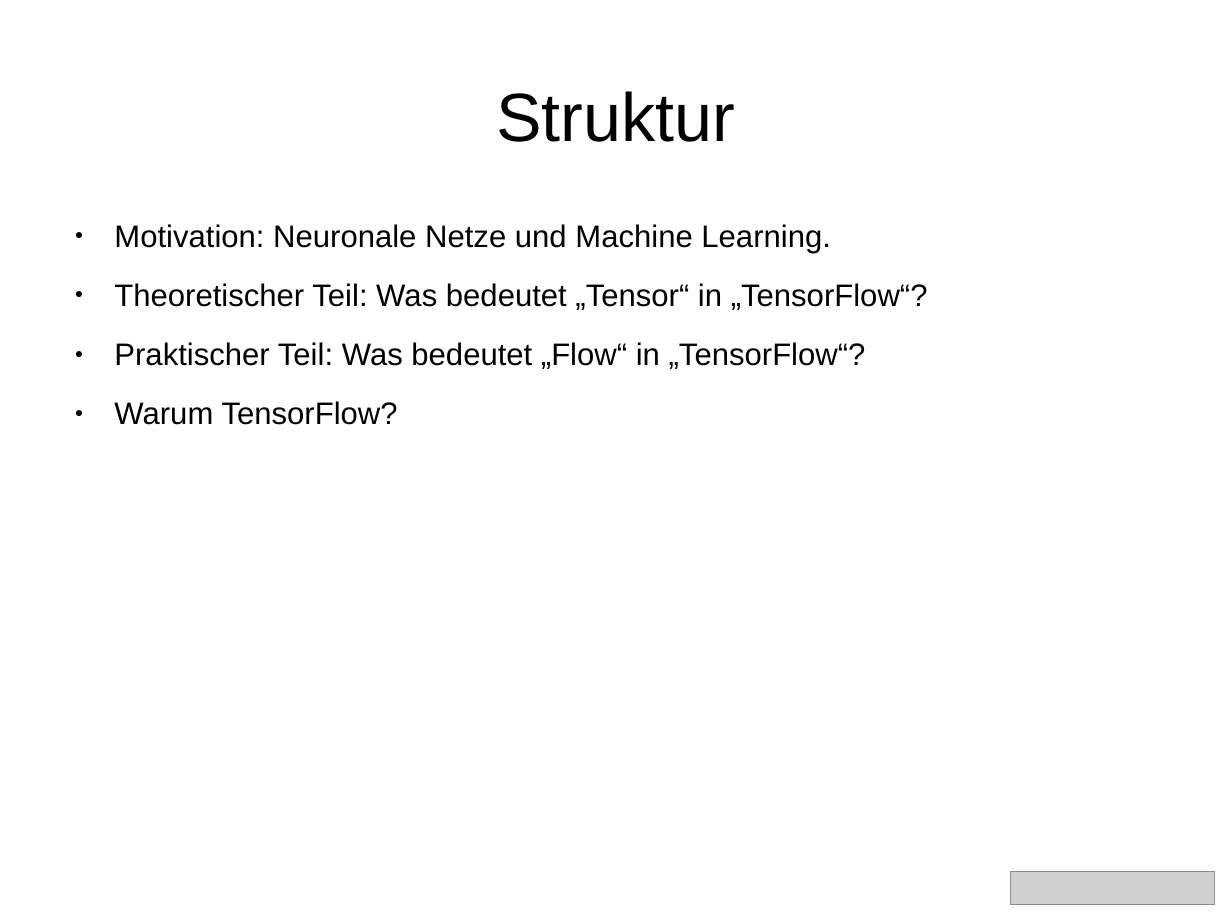
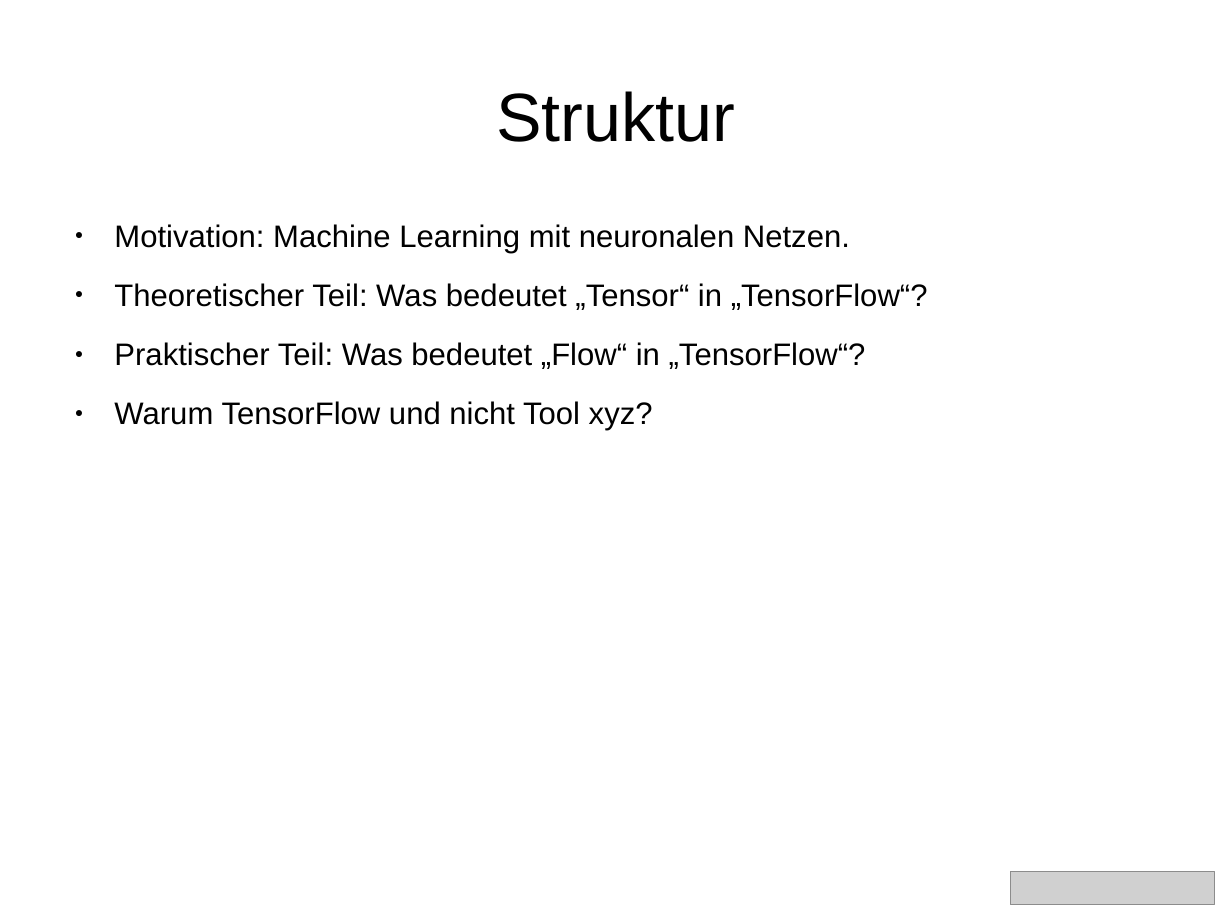
Before and after one commit to aoldemeier/an-introduction-to-tensorflow, a slide deck: slide 4 of slides-simplified-german.odp. Drawn at 1232x924 pixels with LibreOffice and Linux fonts; fonts in the diff are those of the drawing; grey boxes stand for pictures. Boxes give left, top, right and bottom in pixels: in the first picture for what was removed or moved away, otherwise in the second. Text is boxed around its words. In the diff, an @@ line names an element or a change of style, - is before the commit and + after.

Commit message:
Adapt weights, summaries and initializers to latest TensorFlow library, update slides

```diff
--- a/slides-simplified-german.odp
+++ b/slides-simplified-german.odp
@@ text at [114,224,850,253]: text changed @@
-● Motivation: Neuronale Netze und Machine Learning.
+● Motivation: Machine Learning mit neuronalen Netzen.
@@ text at [114,401,653,431]: text changed @@
-● Warum TensorFlow?
+● Warum TensorFlow und nicht Tool xyz?
```
Also in this commit, not shown: 5 other slides changed, 2 other files.
